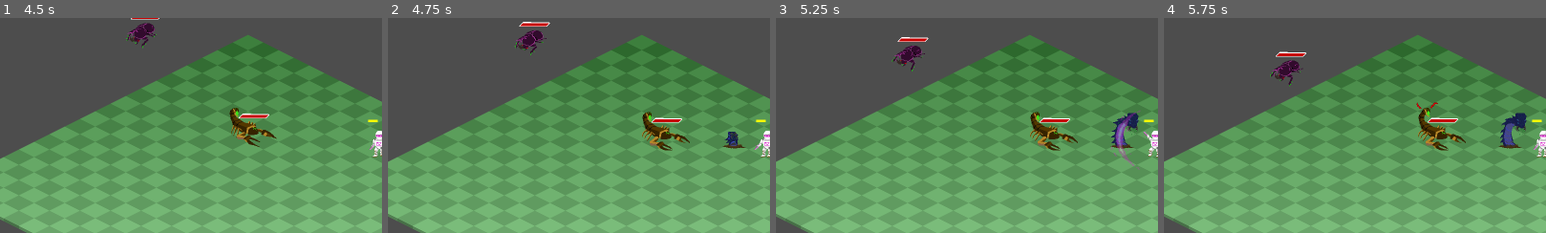
Above: before the commit, frames 1-4 (left to right).
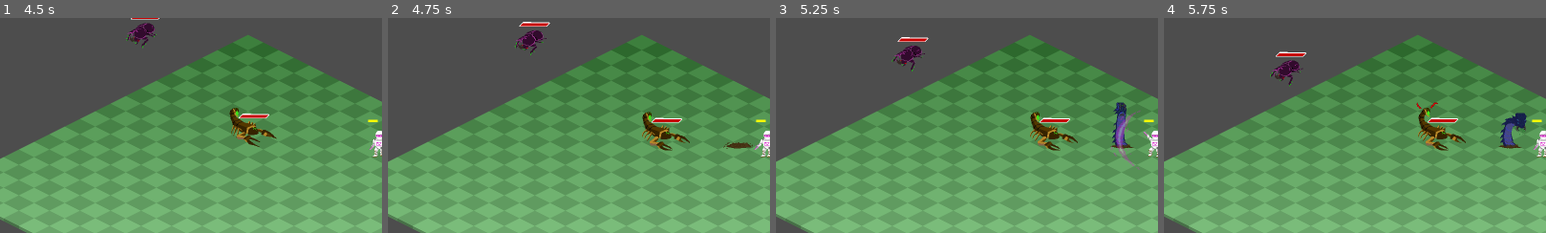
Above: after the commit, the same moments.

Repository: NoeRoberties/Odomat
Game: Godot game, scene res://Scenes/UI/MainMenu/MainMenu.tscn
Two runs of this game, one before a commit and one after it. Both use one fixed random seed, a clock stepped at 60 frames per second and the inputs below.
Inputs (mouse positions are % of the whole screen's width and height, from its top left):
- Up to frame 1 (4.5 s): click "Start Game" at 0.5 s; tap Enter (ui_accept) at 1.25, 1.52, 2.27, 3.77 s; move the mouse to (72, 45) at 1.27 s; hold D (move_right) 1.28-2.03 s; hold Shift (dash) 1.28-2.03 s; click (72, 45) at 1.42 s; move the mouse to (30, 55) at 2.02 s; hold S (move_down) 2.03-2.78 s; tap Space (interact_npc) at 2.1 s; move the mouse to (60, 28) at 2.77 s; press the mouse at (60, 28) at 2.78 s; hold D (move_right) 2.78-3.53 s; move the mouse to (45, 70) at 3.52 s; release the mouse at (45, 70) at 3.53 s; hold W (move_up) 3.53-4.28 s; tap Shift (dash) at 3.6 s; click (45, 70) at 3.67 s; move the mouse to (80, 65) at 4.27 s; hold A (move_left) from 4.28 s (still down); hold Space (interact_npc) from 4.28 s (still down)
- Up to frame 2 (4.75 s): keep holding A (move_left); keep holding Space (interact_npc); tap Enter (ui_accept) at 4.52 s
- Up to frame 3 (5.25 s): keep holding A (move_left); move the mouse to (20, 35) at 5.02 s; release Space (interact_npc) at 5.03 s; click (20, 35) at 5.1 s
- Up to frame 4 (5.75 s): keep holding A (move_left); tap Enter (ui_accept) at 5.27 s
The pictures show only the part of the screen within x 0-50%, y 20-70%; the shares and areas given below are measured in that part.

Frame 1 is identical in both runs. In frame 2, 0.3% of the frame differs, in the area x 87-96%, y 52-61%; in frame 3, 0.6%, in the area x 87-95%, y 39-59%; in frame 4, less than 0.1%.

Commit message:
[ADD] Hurt animation for worm

Diff:
--- a/godot-project/odomat/Scenes/Enemies/Worm/Worm.tscn
+++ b/godot-project/odomat/Scenes/Enemies/Worm/Worm.tscn
@@ -29,15 +29,15 @@
 
 [sub_resource type="AtlasTexture" id="AtlasTexture_rhxcc"]
 atlas = ExtResource("1_8ltl7")
-region = Rect2(0, 384, 64, 128)
+region = Rect2(192, 384, 64, 128)
 
 [sub_resource type="AtlasTexture" id="AtlasTexture_trxol"]
 atlas = ExtResource("1_8ltl7")
-region = Rect2(64, 384, 64, 128)
+region = Rect2(256, 384, 64, 128)
 
 [sub_resource type="AtlasTexture" id="AtlasTexture_plxa5"]
 atlas = ExtResource("1_8ltl7")
-region = Rect2(128, 384, 64, 128)
+region = Rect2(320, 384, 64, 128)
 
 [sub_resource type="AtlasTexture" id="AtlasTexture_jys4d"]
 atlas = ExtResource("1_8ltl7")
@@ -83,33 +83,45 @@
 atlas = ExtResource("1_8ltl7")
 region = Rect2(640, 0, 64, 128)
 
+[sub_resource type="AtlasTexture" id="AtlasTexture_eaoqy"]
+atlas = ExtResource("1_8ltl7")
+region = Rect2(256, 256, 64, 128)
+
+[sub_resource type="AtlasTexture" id="AtlasTexture_netkt"]
+atlas = ExtResource("1_8ltl7")
+region = Rect2(192, 256, 64, 128)
+
 [sub_resource type="AtlasTexture" id="AtlasTexture_aoyhc"]
 atlas = ExtResource("1_8ltl7")
+region = Rect2(320, 128, 64, 128)
+
+[sub_resource type="AtlasTexture" id="AtlasTexture_0lniu"]
+atlas = ExtResource("1_8ltl7")
 region = Rect2(128, 256, 64, 128)
 
+[sub_resource type="AtlasTexture" id="AtlasTexture_x00bg"]
+atlas = ExtResource("1_8ltl7")
+region = Rect2(192, 256, 64, 128)
+
 [sub_resource type="AtlasTexture" id="AtlasTexture_rkyth"]
 atlas = ExtResource("1_8ltl7")
-region = Rect2(64, 256, 64, 128)
+region = Rect2(256, 256, 64, 128)
 
 [sub_resource type="AtlasTexture" id="AtlasTexture_qduvd"]
 atlas = ExtResource("1_8ltl7")
-region = Rect2(256, 128, 64, 128)
-
-[sub_resource type="AtlasTexture" id="AtlasTexture_eaoqy"]
-atlas = ExtResource("1_8ltl7")
-region = Rect2(0, 256, 64, 128)
-
-[sub_resource type="AtlasTexture" id="AtlasTexture_netkt"]
-atlas = ExtResource("1_8ltl7")
-region = Rect2(64, 256, 64, 128)
-
-[sub_resource type="AtlasTexture" id="AtlasTexture_0lniu"]
-atlas = ExtResource("1_8ltl7")
-region = Rect2(128, 256, 64, 128)
-
-[sub_resource type="AtlasTexture" id="AtlasTexture_x00bg"]
-atlas = ExtResource("1_8ltl7")
-region = Rect2(192, 256, 64, 128)
+region = Rect2(320, 256, 64, 128)
+
+[sub_resource type="AtlasTexture" id="AtlasTexture_tuxbv"]
+atlas = ExtResource("1_8ltl7")
+region = Rect2(256, 512, 64, 128)
+
+[sub_resource type="AtlasTexture" id="AtlasTexture_o22f8"]
+atlas = ExtResource("1_8ltl7")
+region = Rect2(320, 512, 64, 128)
+
+[sub_resource type="AtlasTexture" id="AtlasTexture_mucmd"]
+atlas = ExtResource("1_8ltl7")
+region = Rect2(384, 512, 64, 128)
 
 [sub_resource type="SpriteFrames" id="SpriteFrames_uepe6"]
 animations = [{
@@ -190,13 +202,13 @@
 }, {
 "frames": [{
 "duration": 1.0,
+"texture": SubResource("AtlasTexture_eaoqy")
+}, {
+"duration": 1.0,
+"texture": SubResource("AtlasTexture_netkt")
+}, {
+"duration": 1.0,
 "texture": SubResource("AtlasTexture_aoyhc")
-}, {
-"duration": 1.0,
-"texture": SubResource("AtlasTexture_rkyth")
-}, {
-"duration": 1.0,
-"texture": SubResource("AtlasTexture_qduvd")
 }],
 "loop": false,
 "name": &"getting_up",
@@ -204,20 +216,34 @@
 }, {
 "frames": [{
 "duration": 1.0,
-"texture": SubResource("AtlasTexture_eaoqy")
-}, {
-"duration": 1.0,
-"texture": SubResource("AtlasTexture_netkt")
-}, {
-"duration": 1.0,
 "texture": SubResource("AtlasTexture_0lniu")
 }, {
 "duration": 1.0,
 "texture": SubResource("AtlasTexture_x00bg")
+}, {
+"duration": 1.0,
+"texture": SubResource("AtlasTexture_rkyth")
+}, {
+"duration": 1.0,
+"texture": SubResource("AtlasTexture_qduvd")
 }],
 "loop": false,
 "name": &"hit_ground",
 "speed": 5.0
+}, {
+"frames": [{
+"duration": 1.0,
+"texture": SubResource("AtlasTexture_tuxbv")
+}, {
+"duration": 1.0,
+"texture": SubResource("AtlasTexture_o22f8")
+}, {
+"duration": 1.0,
+"texture": SubResource("AtlasTexture_mucmd")
+}],
+"loop": false,
+"name": &"hurt",
+"speed": 8.0
 }]
 
 [sub_resource type="RectangleShape2D" id="RectangleShape2D_ebvy3"]
@@ -228,7 +254,7 @@
 
 [node name="AnimatedSprite2D" type="AnimatedSprite2D" parent="." unique_id=2084098990]
 sprite_frames = SubResource("SpriteFrames_uepe6")
-animation = &"getting_up"
+animation = &"hurt"
 
 [node name="CollisionShape2D" type="CollisionShape2D" parent="." unique_id=1540998277]
 position = Vector2(2, 26.5)
--- a/godot-project/odomat/Scripts/Enemies/Worm/worm.gd
+++ b/godot-project/odomat/Scripts/Enemies/Worm/worm.gd
@@ -23,6 +23,12 @@
 	$CollisionShape2D.disabled = true
 	visible = false
 	_gain_immunity()
+
+
+func _on_damage(damage: int, attacker_position: Vector2, knockback_force: float) -> void:
+	_animated_sprite.play("hurt")
+	await _animated_sprite.animation_finished
+	_animated_sprite.play("confused")
 
 
 func _place_health_bar() -> void:
Binary file changed: godot-project/odomat/Assets/Enemy/Mobs/Worm/Worm.png
